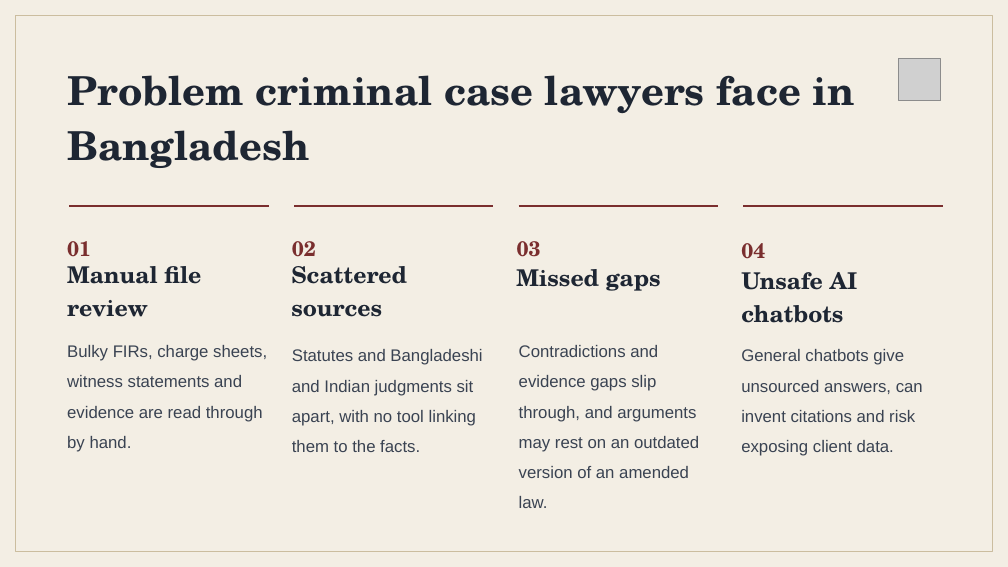
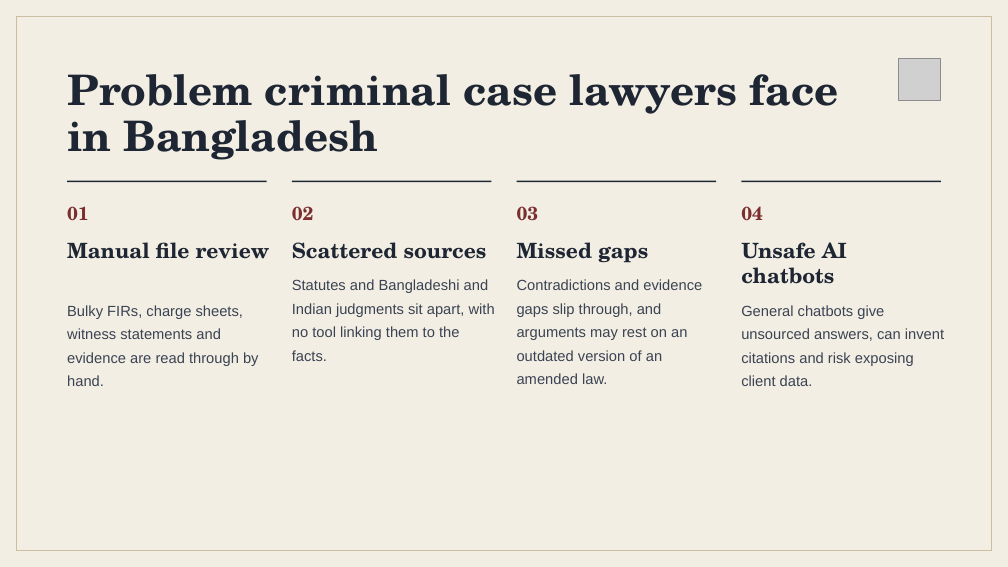
Before and after one commit to jinnia-sultana/LegalResearch_CasePreparation-Assistant, a slide deck: slide 3 of docs/Proposal/GR-20.pptx. Drawn at 1008x567 pixels with LibreOffice and Linux fonts; fonts in the diff are those of the drawing; grey boxes stand for pictures. Boxes give left, top, right and bottom in pixels: in the first picture for what was removed or moved away, otherwise in the second. Text is boxed around its words. In the diff, an @@ line names an element or a change of style, - is before the commit and + after.

```diff
--- a/docs/Proposal/GR-20.pptx
+++ b/docs/Proposal/GR-20.pptx
@@ rectangle at (x1=17, y1=17, x2=992, y2=551): outline #CBBD9F 1.5 pt to #CBBD9F 1 pt @@
@@ title "Problem criminal case lawyers face ..." at (x1=67, y1=74, x2=838, y2=160): size 38 to 40 pt; line spacing 1.15 to 44pt @@
@@ text "01" moved from (x1=67, y1=241, x2=91, y2=257) to (x1=67, y1=206, x2=89, y2=221) @@
@@ line moved from (70, 206) - (269, 206) to (67, 181) - (267, 181) @@
@@ line (67, 181) - (267, 181): stroke #7A2E2E 1.5 pt to #1E2633 1.5 pt @@
@@ text "02" moved from (x1=292, y1=241, x2=316, y2=257) to (x1=292, y1=206, x2=314, y2=221) @@
@@ line moved from (294, 206) - (494, 206) to (292, 181) - (492, 181) @@
@@ line (292, 181) - (492, 181): stroke #7A2E2E 1.5 pt to #1E2633 1.5 pt @@
@@ text "03" moved from (x1=517, y1=241, x2=541, y2=257) to (x1=517, y1=206, x2=539, y2=221) @@
@@ line moved from (519, 206) - (718, 206) to (516, 181) - (716, 181) @@
@@ line (516, 181) - (716, 181): stroke #7A2E2E 1.5 pt to #1E2633 1.5 pt @@
@@ size 20 to 18 pt; line spacing 1.5 to 20.7pt in 4 elements at (x1=67, y1=206, x2=89, y2=221), (x1=292, y1=206, x2=314, y2=221), (x1=517, y1=206, x2=539, y2=221), (x1=741, y1=206, x2=763, y2=221) @@
@@ text "04" moved from (x1=741, y1=243, x2=765, y2=259) to (x1=741, y1=206, x2=763, y2=221) @@
@@ line moved from (743, 206) - (943, 206) to (742, 181) - (941, 181) @@
@@ line (742, 181) - (941, 181): stroke #7A2E2E 1.5 pt to #1E2633 1.5 pt @@
@@ text "Manual file review" moved from (x1=67, y1=266, x2=201, y2=317) to (x1=67, y1=242, x2=270, y2=259) @@
@@ size 22 to 20 pt; line spacing 1.2 to 24pt in 4 elements at (x1=67, y1=242, x2=270, y2=259), (x1=517, y1=242, x2=648, y2=263), (x1=741, y1=242, x2=847, y2=284), (x1=292, y1=242, x2=487, y2=259) @@
@@ text "Scattered sources" moved from (x1=291, y1=266, x2=407, y2=317) to (x1=292, y1=242, x2=487, y2=259) @@
@@ text "Missed gaps" moved from (x1=516, y1=269, x2=661, y2=291) to (x1=517, y1=242, x2=648, y2=263) @@
@@ text "Unsafe AI chatbots" moved from (x1=741, y1=272, x2=858, y2=323) to (x1=741, y1=242, x2=847, y2=284) @@
@@ text "Bulky FIRs, charge sheets, witness ..." moved from (x1=67, y1=345, x2=267, y2=452) to (x1=67, y1=305, x2=259, y2=386) @@
@@ size 16 to 14 pt; line spacing 1.5 to 22.4pt in 4 elements at (x1=67, y1=305, x2=259, y2=386), (x1=741, y1=305, x2=944, y2=386), (x1=517, y1=279, x2=702, y2=384), (x1=292, y1=279, x2=495, y2=361) @@
@@ text "Statutes and Bangladeshi and Indian ..." moved from (x1=292, y1=349, x2=482, y2=452) to (x1=292, y1=279, x2=495, y2=361) @@
@@ text "Contradictions and evidence gaps slip ..." moved from (x1=519, y1=345, x2=699, y2=508) to (x1=517, y1=279, x2=702, y2=384) @@
@@ text "General chatbots give unsourced answers, ..." moved from (x1=741, y1=349, x2=923, y2=456) to (x1=741, y1=305, x2=944, y2=386) @@
```
Also in this commit, not shown: 9 other slides changed, 1 slide added, 1 other file.
